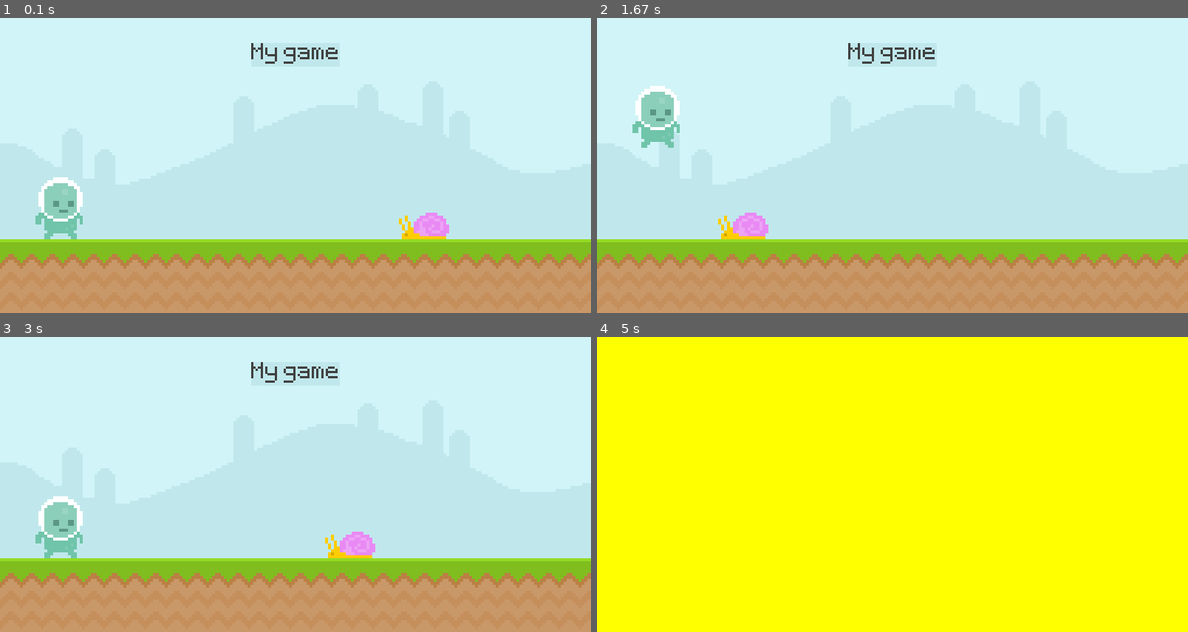
Above: before the commit, frames 1-4 (two rows, left to right).
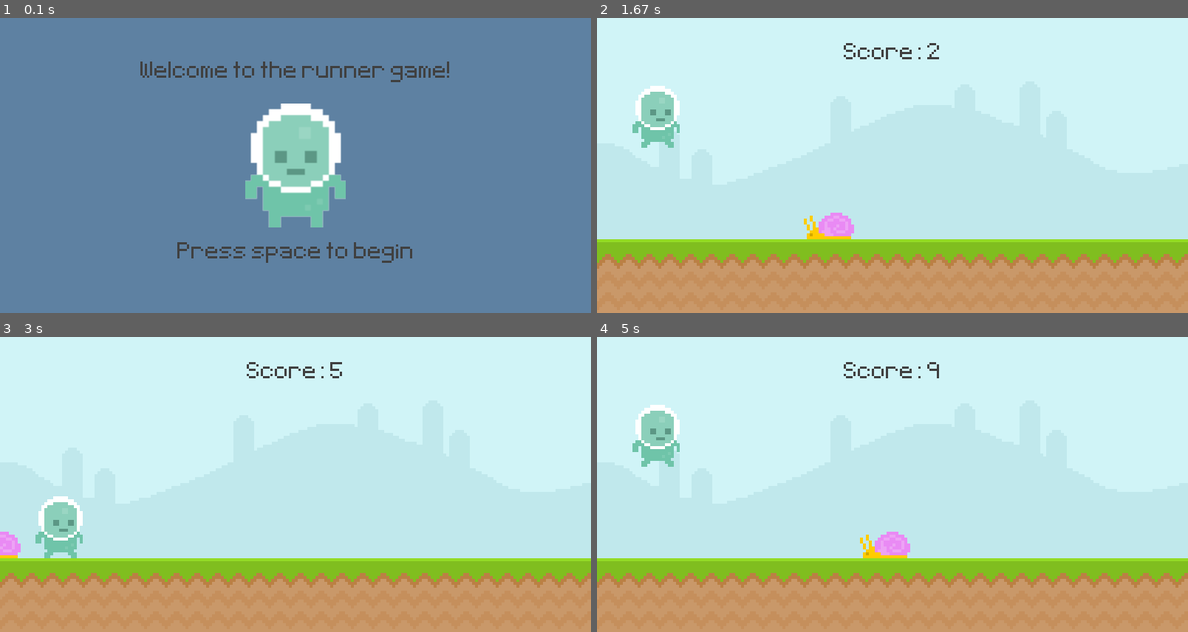
Above: after the commit, the same moments.

Repository: gabrielgimenes92/pygame_tutorial
Game: pygame game, started from pygameTutorial.py
The game is run twice, just before and just after one commit, with the same random seed, the same clock (stepped at 60 frames per second) and the same inputs.
Inputs (mouse positions are in pixels of both pictures, inside the frame that each line leads up to):
- Up to frame 1 (0.1 s): no input
- Up to frame 2 (1.67 s): tap Space at 0.33 s; press the mouse at (656, 206) at 0.7 s; move the mouse to (667, 230) at 0.8 s; release the mouse at (685, 251) at 0.93 s; press the mouse at (656, 206) at 1.53 s; move the mouse to (815, 153) at 1.63 s
- Up to frame 3 (3 s): release the mouse at (378, 419) at 1.77 s; tap Space at 2.33 s
- Up to frame 4 (5 s): press the mouse at (656, 525) at 3.2 s; move the mouse to (792, 475) at 3.3 s; release the mouse at (927, 425) at 3.43 s; press the mouse at (656, 525) at 4.03 s; move the mouse to (673, 460) at 4.13 s; release the mouse at (691, 396) at 4.27 s; press the mouse at (656, 525) at 4.87 s; move the mouse to (703, 490) at 4.97 s

The runs differ from the first frame. In frame 1, 100% of the frame differs, in the area x 0-100%, y 0-100%; in frame 2, 1.5%; in frame 3, 1.2%; in frame 4, 100%.

Commit message:
Adds score, startup screen and restart screen

Diff:
--- a/pygameTutorial.py
+++ b/pygameTutorial.py
@@ -1,7 +1,15 @@
 import pygame
 from sys import exit
 
-game_active = True
+
+def display_score():
+    current_time = int((pygame.time.get_ticks() - start_time)/500)
+    score_surf = test_font.render(
+        f'Score: {current_time}', False, (64, 64, 64))
+    score_rect = score_surf.get_rect(center=(400, 50))
+    screen.blit(score_surf, score_rect)
+    return current_time
+
 
 pygame.init()
 screen = pygame.display.set_mode((800, 400))  # width and height
@@ -11,15 +19,16 @@
 pygame.display.set_icon(icon)
 
 clock = pygame.time.Clock()
-# font type, font size (none is the default)
 test_font = pygame.font.Font('font/Pixeltype.ttf', 50)
+game_active = False
+start_time = 0
+score = 0
 
 # convert image to a format easier for pygame
 sky_surface = pygame.image.load('graphics/Sky.png').convert()
 ground_surface = pygame.image.load('graphics/ground.png').convert()
-# test, Anti Aliasing[Bool], color
-score_surf = test_font.render('My game', False, (64, 64, 64))
-score_rect = score_surf.get_rect(center=(400, 50))
+# score_surf = test_font.render('My game', False, (64, 64, 64))
+# score_rect = score_surf.get_rect(center=(400, 50))
 
 # with convert_alpha deletes the alpha values
 snail_surf = pygame.image.load('graphics/snail/snail1.png').convert_alpha()
@@ -29,6 +38,19 @@
     'graphics/player/player_walk_1.png').convert_alpha()
 player_rect = player_surf.get_rect(midbottom=(80, 300))
 player_gravity = 0
+
+# intro screen
+player_stand = pygame.image.load(
+    'graphics/player/player_stand.png').convert_alpha()
+player_stand = pygame.transform.rotozoom(player_stand, 0, 2)
+player_stand_rect = player_stand.get_rect(center=(400, 200))
+game_title = test_font.render(
+    f'Welcome to the runner game!', False, (64, 64, 64))
+game_title_rect = game_title.get_rect(center=(400, 75))
+game_instruction = test_font.render(
+    f'Press space to begin', False, (64, 64, 64))
+game_instruction_rect = game_instruction.get_rect(center=(400, 320))
+
 
 while True:
     for event in pygame.event.get():
@@ -46,16 +68,16 @@
             if event.type == pygame.KEYDOWN and event.key == pygame.K_SPACE:
                 snail_rect.left = 600
                 game_active = True
+                start_time = pygame.time.get_ticks()
 
     if game_active:
         # block image transfer -> puts one surface on anothe surface
         screen.blit(sky_surface, (0, 0))
         screen.blit(ground_surface, (0, 300))
-        pygame.draw.rect(screen, '#c0e8ec', score_rect)
-        pygame.draw.rect(screen, '#c0e8ec', score_rect, 10)
-        # pygame.draw.line(screen, 'Black', (0, 0), pygame.mouse.get_pos())
-        # pygame.draw.ellipse(screen, 'Brown', pygame.Rect(50, 200, 100, 100))
-        screen.blit(score_surf, score_rect)
+        # pygame.draw.rect(screen, '#c0e8ec', score_rect)
+        # pygame.draw.rect(screen, '#c0e8ec', score_rect, 10)
+        # screen.blit(score_surf, score_rect)
+        score = display_score()
 
         snail_rect.x -= 4
         if snail_rect.right < 0:
@@ -74,18 +96,19 @@
             game_active = False
 
     else:
-        screen.fill("Yellow")
+        screen.fill((94, 129, 162))
+        screen.blit(player_stand, player_stand_rect)
 
-       # keys = pygame.key.get_pressed()
-       # if keys[pygame.K_SPACE]:
-       #     print('jump')
+        score_message = test_font.render(
+            f'Your score: {score}', False, (111, 196, 169))
+        score_message_rect = score_message.get_rect(center=(400, 330))
 
-       # if player_rect.colliderect(snail_rect):
-       #     print("fudge")
+        screen.blit(game_title, game_title_rect)
 
-       # mouse_pos = pygame.mouse.get_pos()
-       # if player_rect.collidepoint(mouse_pos):
-       #     print(pygame.mouse.get_pressed())
+        if score == 0:
+            screen.blit(game_instruction, game_instruction_rect)
+        else:
+            screen.blit(score_message, score_message_rect)
 
     pygame.display.update()
     clock.tick(60)
